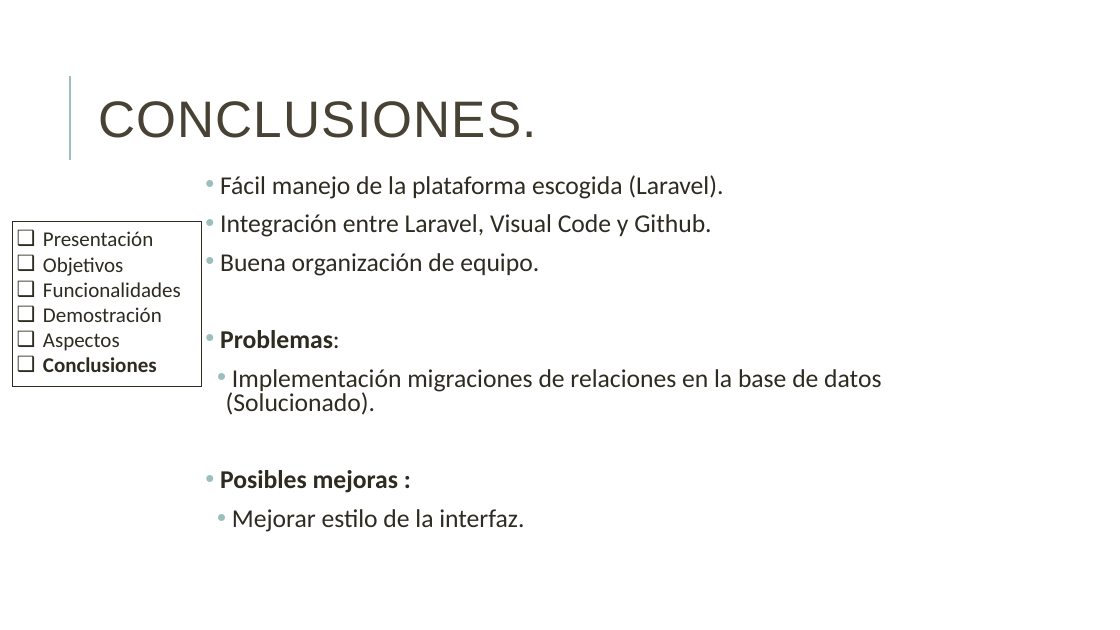
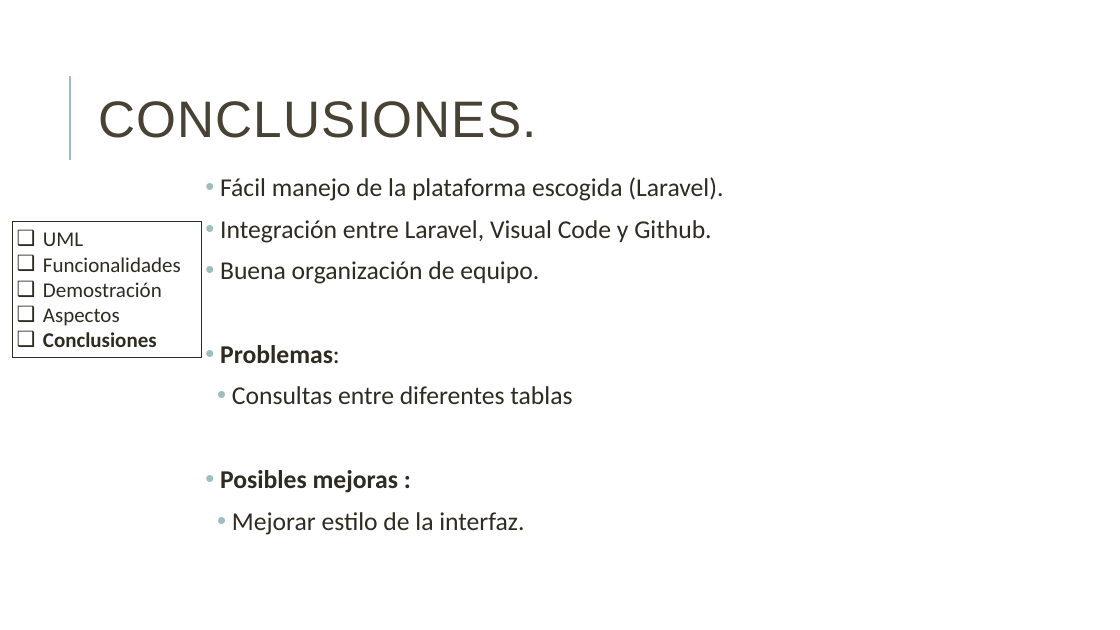
Before and after one commit to danielallhoff/M17-G4-AirDSS, a slide deck: slide 7 of AIRDSS.pptx (slide 26 before the commit). Drawn at 1120x630 pixels with LibreOffice and Linux fonts; fonts in the diff are those of the drawing. Boxes give left, top, right and bottom in pixels: in the first picture for what was removed or moved away, otherwise in the second. Text is boxed around its words. In the diff, an @@ line names an element or a change of style, - is before the commit and + after.

Commit message:
Esquema entrega 3 echo

```diff
--- a/AIRDSS.pptx
+++ b/AIRDSS.pptx
@@ text at [220, 177, 723, 535]: line spacing 0.8 to 0.9 @@
@@ rectangle "UML": place and size @@
-rectangle "UML" at [13, 222, 202, 386]
+rectangle "UML" at [13, 222, 202, 358]
@@ text in rectangle at [43, 232, 83, 246]: text changed @@
-❑ Presentación
-❑ Objetivos
+❑ UML
@@ text at [232, 386, 572, 404]: text changed @@
-  • Implementación migraciones de relaciones en la base de datos (Solucionado).
+  • Consultas entre diferentes tablas
```
Also in this commit, not shown: 6 other slides changed, 19 slides removed.
